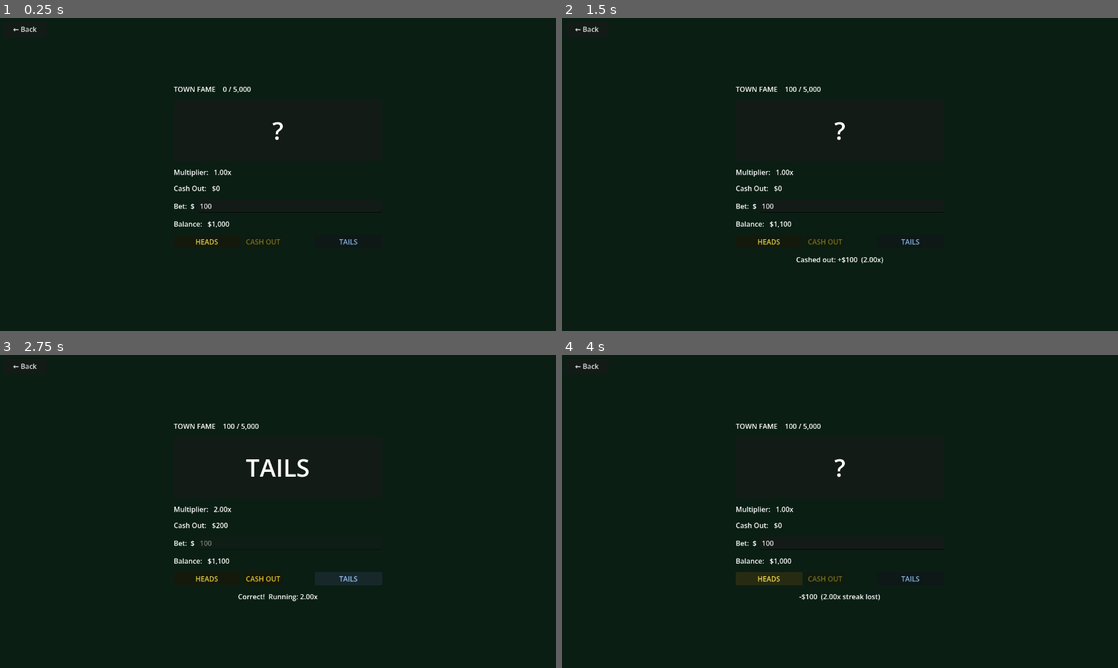
Above: before the commit, frames 1-4 (two rows, left to right).
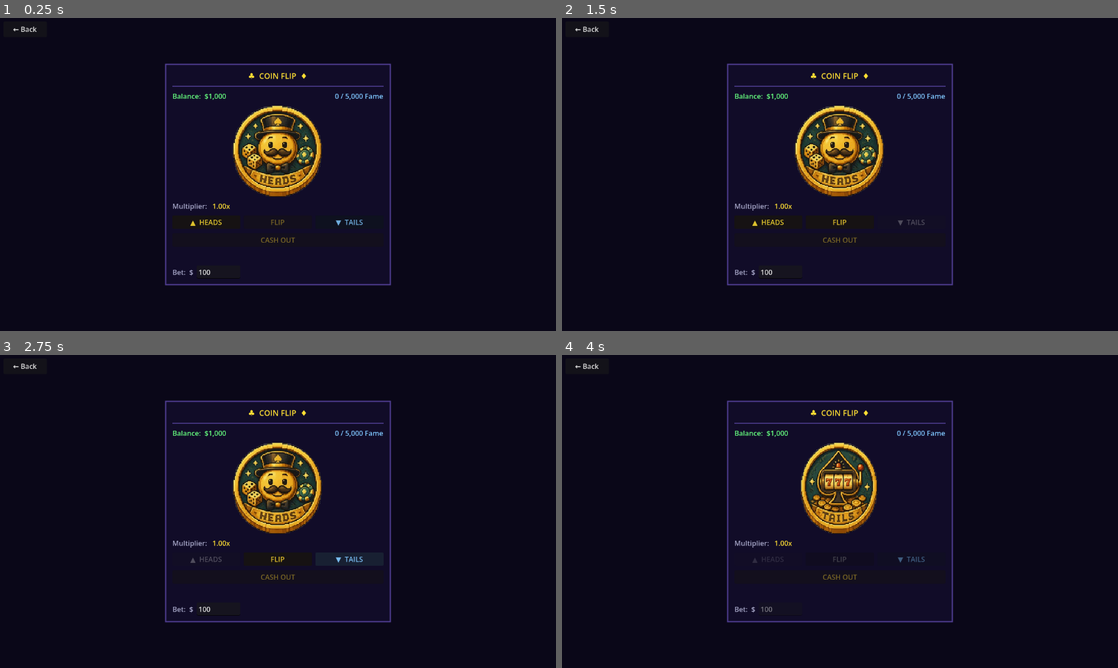
Above: after the commit, the same moments.

Repository: raulg-prog/Bust
Game: Godot game, scene res://scenes/games/coinflip/CoinFlip.tscn
The game is run twice, just before and just after one commit, with the same random seed, the same clock (stepped at 60 frames per second) and the same inputs. This scene is started directly instead of the project's main scene.
Inputs (mouse positions are in pixels of both pictures, inside the frame that each line leads up to):
- Up to frame 1 (0.25 s): no input
- Up to frame 2 (1.5 s): click "HEADS" (after the commit: "▲ HEADS") at 0.5 s; click (823, 240) at 1.25 s, where only the run before the commit has a clickable "CASH OUT"
- Up to frame 3 (2.75 s): click "TAILS" (after the commit: "▼ TAILS") at 2 s
- Up to frame 4 (4 s): click (840, 558) at 2.75 s, where only the run after the commit has a clickable "FLIP"; click (767, 577) at 3.5 s, where only the run before the commit has a clickable "HEADS"

The runs differ from the first frame. In frame 1, 5.6% of the frame differs, in the area x 29-71%, y 14-86%; in frame 2, 5.8%; in frame 3, 6.9%; in frame 4, 6.0%.

Commit message:
Overhaul CoinFlip and polish HiLo visuals
CoinFlip:
- Heads/Tails become selection-only buttons; new centered Flip button starts the round
- Animated coin spin using 18-frame strip (3 fast cycles + slowdown to landing face)
- Coin floats freely with no surrounding panel
- Last flip result stays visible until next flip; selected side persists between rounds

HiLo:
- Add saturation-aware contrast shader so card blacks render true black
- Apply nearest-neighbor filtering to main card and mini history cards for crisp scaling

Diff:
--- a/scenes/games/coinflip/CoinFlip.tscn
+++ b/scenes/games/coinflip/CoinFlip.tscn
@@ -1,6 +1,17 @@
-[gd_scene load_steps=2 format=3]
+[gd_scene load_steps=4 format=3]
 
 [ext_resource type="Script" path="res://scenes/games/coinflip/coinflip.gd" id="1_coinflip"]
+
+[sub_resource type="StyleBoxFlat" id="StyleBoxFlat_window"]
+bg_color = Color(0.067, 0.047, 0.157, 1)
+border_width_left = 3
+border_width_top = 3
+border_width_right = 3
+border_width_bottom = 3
+border_color = Color(0.31, 0.239, 0.565, 1)
+
+[sub_resource type="StyleBoxFlat" id="StyleBoxFlat_divider"]
+bg_color = Color(0.31, 0.239, 0.565, 1)
 
 [node name="CoinFlip" type="Control"]
 layout_mode = 3
@@ -18,7 +29,7 @@
 anchor_bottom = 1.0
 grow_horizontal = 2
 grow_vertical = 2
-color = Color(0.039, 0.12, 0.078, 1)
+color = Color(0.039, 0.027, 0.094, 1)
 
 [node name="Center" type="CenterContainer" parent="."]
 layout_mode = 3
@@ -28,114 +39,130 @@
 grow_horizontal = 2
 grow_vertical = 2
 
-[node name="GameArea" type="VBoxContainer" parent="Center"]
+[node name="GameWindow" type="PanelContainer" parent="Center"]
 layout_mode = 2
-custom_minimum_size = Vector2(480, 0)
-theme_override_constants/separation = 14
+custom_minimum_size = Vector2(520, 0)
+theme_override_styles/panel = SubResource("StyleBoxFlat_window")
 
-[node name="FameBar" type="HBoxContainer" parent="Center/GameArea"]
+[node name="GameMargin" type="MarginContainer" parent="Center/GameWindow"]
+layout_mode = 2
+theme_override_constants/margin_left = 14
+theme_override_constants/margin_right = 14
+theme_override_constants/margin_top = 12
+theme_override_constants/margin_bottom = 12
+
+[node name="GameArea" type="VBoxContainer" parent="Center/GameWindow/GameMargin"]
+layout_mode = 2
+theme_override_constants/separation = 10
+
+[node name="TitleLabel" type="Label" parent="Center/GameWindow/GameMargin/GameArea"]
+layout_mode = 2
+horizontal_alignment = 1
+theme_override_font_sizes/font_size = 18
+theme_override_colors/font_color = Color(1.0, 0.878, 0.2, 1)
+text = "♣  COIN FLIP  ♦"
+
+[node name="TitleDivider" type="PanelContainer" parent="Center/GameWindow/GameMargin/GameArea"]
+layout_mode = 2
+custom_minimum_size = Vector2(0, 2)
+theme_override_styles/panel = SubResource("StyleBoxFlat_divider")
+
+[node name="TopBar" type="HBoxContainer" parent="Center/GameWindow/GameMargin/GameArea"]
 layout_mode = 2
 
-[node name="FameTitleLabel" type="Label" parent="Center/GameArea/FameBar"]
-layout_mode = 2
-text = "TOWN FAME   "
-
-[node name="FameValue" type="Label" parent="Center/GameArea/FameBar"]
+[node name="BalanceLabel" type="Label" parent="Center/GameWindow/GameMargin/GameArea/TopBar"]
+unique_name_in_owner = true
 layout_mode = 2
 size_flags_horizontal = 3
-text = "0 / 5,000"
+theme_override_colors/font_color = Color(0.4, 1.0, 0.5, 1)
+text = "Balance:  $1,000"
 
-[node name="CoinPanel" type="PanelContainer" parent="Center/GameArea"]
+[node name="FameLabel" type="Label" parent="Center/GameWindow/GameMargin/GameArea/TopBar"]
+unique_name_in_owner = true
 layout_mode = 2
-custom_minimum_size = Vector2(0, 140)
+horizontal_alignment = 2
+theme_override_colors/font_color = Color(0.5, 0.78, 1.0, 1)
+text = "0 / 5,000 Fame"
 
-[node name="CoinLabel" type="Label" parent="Center/GameArea/CoinPanel"]
+[node name="CoinSprite" type="TextureRect" parent="Center/GameWindow/GameMargin/GameArea"]
+unique_name_in_owner = true
 layout_mode = 2
-size_flags_horizontal = 4
-size_flags_vertical = 4
-theme_override_font_sizes/font_size = 56
-text = "?"
-horizontal_alignment = 1
-vertical_alignment = 1
+size_flags_horizontal = 3
+custom_minimum_size = Vector2(0, 210)
+texture_filter = 1
+stretch_mode = 5
 
-[node name="MultiplierRow" type="HBoxContainer" parent="Center/GameArea"]
+[node name="MultRow" type="HBoxContainer" parent="Center/GameWindow/GameMargin/GameArea"]
 layout_mode = 2
 
-[node name="MultLabel" type="Label" parent="Center/GameArea/MultiplierRow"]
+[node name="MultLabel" type="Label" parent="Center/GameWindow/GameMargin/GameArea/MultRow"]
 layout_mode = 2
+theme_override_colors/font_color = Color(0.65, 0.65, 0.78, 1)
 text = "Multiplier:  "
 
-[node name="MultValue" type="Label" parent="Center/GameArea/MultiplierRow"]
+[node name="MultValue" type="Label" parent="Center/GameWindow/GameMargin/GameArea/MultRow"]
+unique_name_in_owner = true
 layout_mode = 2
-size_flags_horizontal = 3
+theme_override_colors/font_color = Color(1.0, 0.878, 0.2, 1)
 text = "1.00x"
 
-[node name="PayoutRow" type="HBoxContainer" parent="Center/GameArea"]
-layout_mode = 2
-
-[node name="PayoutLabel" type="Label" parent="Center/GameArea/PayoutRow"]
-layout_mode = 2
-text = "Cash Out:  "
-
-[node name="PayoutValue" type="Label" parent="Center/GameArea/PayoutRow"]
-layout_mode = 2
-size_flags_horizontal = 3
-text = "$0"
-
-[node name="BetRow" type="HBoxContainer" parent="Center/GameArea"]
+[node name="SelectionRow" type="HBoxContainer" parent="Center/GameWindow/GameMargin/GameArea"]
 layout_mode = 2
 theme_override_constants/separation = 8
 
-[node name="BetLabel" type="Label" parent="Center/GameArea/BetRow"]
-layout_mode = 2
-vertical_alignment = 1
-text = "Bet:  $"
-
-[node name="BetInput" type="LineEdit" parent="Center/GameArea/BetRow"]
+[node name="HeadsButton" type="Button" parent="Center/GameWindow/GameMargin/GameArea/SelectionRow"]
+unique_name_in_owner = true
 layout_mode = 2
 size_flags_horizontal = 3
-text = "100"
-placeholder_text = "Enter bet amount"
+modulate = Color(1.0, 0.878, 0.2, 1)
+text = "▲  HEADS"
 
-[node name="BankrollRow" type="HBoxContainer" parent="Center/GameArea"]
-layout_mode = 2
-
-[node name="BankLabel" type="Label" parent="Center/GameArea/BankrollRow"]
-layout_mode = 2
-text = "Balance:  "
-
-[node name="BankrollLabel" type="Label" parent="Center/GameArea/BankrollRow"]
+[node name="FlipButton" type="Button" parent="Center/GameWindow/GameMargin/GameArea/SelectionRow"]
+unique_name_in_owner = true
 layout_mode = 2
 size_flags_horizontal = 3
-text = "$1,000"
+disabled = true
+modulate = Color(1.0, 0.85, 0.2, 1)
+text = "FLIP"
 
-[node name="ChoiceRow" type="HBoxContainer" parent="Center/GameArea"]
+[node name="TailsButton" type="Button" parent="Center/GameWindow/GameMargin/GameArea/SelectionRow"]
+unique_name_in_owner = true
+layout_mode = 2
+size_flags_horizontal = 3
+modulate = Color(0.5, 0.78, 1.0, 1)
+text = "▼  TAILS"
+
+[node name="CashOutButton" type="Button" parent="Center/GameWindow/GameMargin/GameArea"]
+unique_name_in_owner = true
+layout_mode = 2
+size_flags_horizontal = 3
+disabled = true
+modulate = Color(1.0, 0.85, 0.2, 1)
+text = "CASH OUT"
+
+[node name="ResultLabel" type="Label" parent="Center/GameWindow/GameMargin/GameArea"]
+unique_name_in_owner = true
+layout_mode = 2
+horizontal_alignment = 1
+theme_override_colors/font_color = Color(1.0, 1.0, 0.45, 1)
+text = ""
+
+[node name="BetRow" type="HBoxContainer" parent="Center/GameWindow/GameMargin/GameArea"]
 layout_mode = 2
 theme_override_constants/separation = 8
 
-[node name="HeadsButton" type="Button" parent="Center/GameArea/ChoiceRow"]
+[node name="BetLabel" type="Label" parent="Center/GameWindow/GameMargin/GameArea/BetRow"]
 layout_mode = 2
-size_flags_horizontal = 3
-modulate = Color(1.0, 0.9, 0.3, 1)
-text = "HEADS"
+vertical_alignment = 1
+theme_override_colors/font_color = Color(0.65, 0.65, 0.78, 1)
+text = "Bet:  $"
 
-[node name="CashOutButton" type="Button" parent="Center/GameArea/ChoiceRow"]
+[node name="BetInput" type="LineEdit" parent="Center/GameWindow/GameMargin/GameArea/BetRow"]
+unique_name_in_owner = true
 layout_mode = 2
-size_flags_horizontal = 2
-modulate = Color(1.0, 0.85, 0.2, 1)
-disabled = true
-text = "CASH OUT"
-
-[node name="TailsButton" type="Button" parent="Center/GameArea/ChoiceRow"]
-layout_mode = 2
-size_flags_horizontal = 3
-modulate = Color(0.6, 0.8, 1.0, 1)
-text = "TAILS"
-
-[node name="ResultLabel" type="Label" parent="Center/GameArea"]
-layout_mode = 2
-horizontal_alignment = 1
-text = ""
+custom_minimum_size = Vector2(100, 0)
+text = "100"
+placeholder_text = "Amount"
 
 [node name="BackButton" type="Button" parent="."]
 layout_mode = 3
--- a/scenes/games/coinflip/coinflip.gd
+++ b/scenes/games/coinflip/coinflip.gd
@@ -1,35 +1,80 @@
 extends Control
 
-const TOWN_ID := 0
-const MIN_BET := 10.0
+const SPIN_FRAME_COUNT := 16   # one full rotation: edge→H peak→edge→T peak→edge
+const HEADS_FRAME_IDX  := 16   # heads landing face (frame 16)
+const TAILS_FRAME_IDX  := 17   # tails landing face (frame 17)
+const TOTAL_FRAMES     := 18   # total frames in coin_spin.png
+const HEADS_PEAK_FRAME := 4    # frame where heads is widest during spin
+const TAILS_PEAK_FRAME := 12   # frame where tails is widest during spin
+const TOWN_ID          := 0
+const MIN_BET          := 10.0
 
-enum State { IDLE, ACTIVE }
+var COIN_STRIP: Texture2D
 
-var state: State = State.IDLE
-var current_bet: float = 0.0
-var multiplier: float = 1.0
+enum State { IDLE, FLIPPING, ACTIVE }
 
-@onready var coin_label: Label = $Center/GameArea/CoinPanel/CoinLabel
-@onready var mult_value: Label = $Center/GameArea/MultiplierRow/MultValue
-@onready var payout_value: Label = $Center/GameArea/PayoutRow/PayoutValue
-@onready var bet_input: LineEdit = $Center/GameArea/BetRow/BetInput
-@onready var bankroll_label: Label = $Center/GameArea/BankrollRow/BankrollLabel
-@onready var fame_label: Label = $Center/GameArea/FameBar/FameValue
-@onready var heads_btn: Button = $Center/GameArea/ChoiceRow/HeadsButton
-@onready var tails_btn: Button = $Center/GameArea/ChoiceRow/TailsButton
-@onready var cashout_btn: Button = $Center/GameArea/ChoiceRow/CashOutButton
-@onready var result_label: Label = $Center/GameArea/ResultLabel
+var state:         State = State.IDLE
+var selected_side: int   = -1   # 0 = heads, 1 = tails
+var current_bet:   float = 0.0
+var multiplier:    float = 1.0
+var last_landed_heads: bool = true
+
+var _fw: int   # frame width (strip width / TOTAL_FRAMES)
+var _fh: int   # frame height
+
+@onready var balance_label: Label       = %BalanceLabel
+@onready var fame_label:    Label       = %FameLabel
+@onready var coin_sprite:   TextureRect = %CoinSprite
+@onready var mult_value:    Label       = %MultValue
+@onready var heads_btn:     Button      = %HeadsButton
+@onready var tails_btn:     Button      = %TailsButton
+@onready var flip_btn:      Button      = %FlipButton
+@onready var cashout_btn:   Button      = %CashOutButton
+@onready var result_label:  Label       = %ResultLabel
+@onready var bet_input:     LineEdit    = %BetInput
 
 
 func _ready() -> void:
-	heads_btn.pressed.connect(func(): _flip(true))
-	tails_btn.pressed.connect(func(): _flip(false))
+	COIN_STRIP = load("res://Assets/Coin/coin_spin.png")
+
+	if COIN_STRIP:
+		_fw = COIN_STRIP.get_width() / TOTAL_FRAMES
+		_fh = COIN_STRIP.get_height()
+
+	heads_btn.pressed.connect(func(): _select(0))
+	tails_btn.pressed.connect(func(): _select(1))
+	flip_btn.pressed.connect(_on_flip)
 	cashout_btn.pressed.connect(_on_cashout)
+
 	_apply_state(State.IDLE)
 	_update_hud()
 
 
-func _flip(chose_heads: bool) -> void:
+func _select(side: int) -> void:
+	if state == State.FLIPPING:
+		return
+	selected_side = side
+	_refresh_selection()
+	flip_btn.disabled = false
+
+
+func _refresh_selection() -> void:
+	var gold := Color(1.0, 0.878, 0.2, 1)
+	var blue := Color(0.5, 0.78,  1.0, 1)
+	var dim  := Color(1.0, 1.0,   1.0, 0.3)
+	match selected_side:
+		0:
+			heads_btn.modulate = gold
+			tails_btn.modulate = dim
+		1:
+			heads_btn.modulate = dim
+			tails_btn.modulate = blue
+		_:
+			heads_btn.modulate = gold
+			tails_btn.modulate = blue
+
+
+func _on_flip() -> void:
 	if state == State.IDLE:
 		var bet := bet_input.text.to_float()
 		if bet < MIN_BET:
@@ -38,59 +83,107 @@
 		if bet > GameState.bankroll:
 			result_label.text = "Not enough funds."
 			return
-		current_bet = bet
-		multiplier = 1.0
+		current_bet       = bet
+		multiplier        = 1.0
 		result_label.text = ""
+
+	var lands_heads := randf() < 0.5
+	_apply_state(State.FLIPPING)
+	_animate(lands_heads)
+
+
+func _animate(lands_heads: bool) -> void:
+	var tween      := create_tween()
+	var peak_frame := HEADS_PEAK_FRAME if lands_heads else TAILS_PEAK_FRAME
+	var face_frame := HEADS_FRAME_IDX  if lands_heads else TAILS_FRAME_IDX
+
+	# Fast: 3 full rotation cycles (frames 0-15)
+	for _c in range(3):
+		for f in range(SPIN_FRAME_COUNT):
+			tween.tween_callback(_show_strip_frame.bind(f))
+			tween.tween_interval(0.04)
+
+	# Slow approach from frame 0 up to the peak of the winning face.
+	# After 3 cycles the last frame shown is 15 (tails narrow), so continuing
+	# from 0 (edge) flows naturally: edge → winning face expanding → peak.
+	for f in range(peak_frame + 1):
+		tween.tween_callback(_show_strip_frame.bind(f))
+		tween.tween_interval(0.10)
+
+	# Brief pause at peak width, then snap to the full landing face
+	tween.tween_interval(0.22)
+	tween.tween_callback(_show_strip_frame.bind(face_frame))
+	tween.tween_interval(0.4)
+	tween.tween_callback(_on_flip_done.bind(lands_heads))
+
+
+func _show_strip_frame(frame_idx: int) -> void:
+	if not COIN_STRIP:
+		return
+	var atlas           := AtlasTexture.new()
+	atlas.atlas          = COIN_STRIP
+	atlas.region         = Rect2(frame_idx * _fw, 0, _fw, _fh)
+	coin_sprite.texture  = atlas
+
+
+func _on_flip_done(landed_heads: bool) -> void:
+	last_landed_heads = landed_heads
+	var won := (landed_heads and selected_side == 0) or \
+			   (not landed_heads and selected_side == 1)
+	if won:
+		multiplier        *= 2.0
+		mult_value.text    = "%.2fx" % multiplier
+		cashout_btn.text   = "CASH OUT  $%s" % _fmt(current_bet * multiplier)
+		result_label.text  = "Correct!  Running: %.2fx" % multiplier
 		_apply_state(State.ACTIVE)
-
-	var is_heads := randf() < 0.5
-	coin_label.text = "HEADS" if is_heads else "TAILS"
-
-	if is_heads == chose_heads:
-		multiplier *= 2.0
-		cashout_btn.disabled = false
-		mult_value.text = "%.2fx" % multiplier
-		payout_value.text = "$%s" % _fmt(current_bet * multiplier)
-		result_label.text = "Correct!  Running: %.2fx" % multiplier
 	else:
 		GameState.bankroll -= current_bet
-		result_label.text = "-$%s  (%.2fx streak lost)" % [_fmt(current_bet), multiplier]
+		result_label.text   = "-$%s  (%.2fx streak lost)" % [_fmt(current_bet), multiplier]
 		_apply_state(State.IDLE)
 		_update_hud()
 
 
 func _on_cashout() -> void:
-	var profit := current_bet * (multiplier - 1.0)
+	var profit        := current_bet * (multiplier - 1.0)
 	GameState.bankroll += profit
 	GameState.add_fame(TOWN_ID, profit)
-	result_label.text = "Cashed out: +$%s  (%.2fx)" % [_fmt(profit), multiplier]
+	result_label.text  = "Cashed out: +$%s  (%.2fx)" % [_fmt(profit), multiplier]
 	_apply_state(State.IDLE)
 	_update_hud()
 
 
 func _apply_state(new_state: State) -> void:
 	state = new_state
-	var active := new_state == State.ACTIVE
-	bet_input.editable = not active
-	cashout_btn.disabled = true
-	if not active:
-		coin_label.text = "?"
-		mult_value.text = "1.00x"
-		payout_value.text = "$0"
+	var idle     := new_state == State.IDLE
+	var flipping := new_state == State.FLIPPING
+
+	bet_input.editable    = idle
+	heads_btn.disabled    = flipping
+	tails_btn.disabled    = flipping
+	flip_btn.disabled     = flipping or selected_side == -1
+	cashout_btn.disabled  = idle or flipping
+
+	if idle:
+		mult_value.text    = "1.00x"
+		cashout_btn.text   = "CASH OUT"
+		_show_strip_frame(HEADS_FRAME_IDX if last_landed_heads else TAILS_FRAME_IDX)
+
+	_refresh_selection()
+	flip_btn.modulate = Color(1.0, 0.85, 0.2, 1) if not flipping else Color(0.55, 0.55, 0.55, 1)
 
 
 func _update_hud() -> void:
-	bankroll_label.text = "$%s" % _fmt(GameState.bankroll)
-	fame_label.text = "%s / %s" % [
+	balance_label.text = "Balance:  $%s" % _fmt(GameState.bankroll)
+	fame_label.text    = "%s / %s Fame" % [
 		_fmt(GameState.town_fame[TOWN_ID]),
 		_fmt(GameState.FAME_TARGETS[TOWN_ID])
 	]
 
 
 func _fmt(val: float) -> String:
-	var s := "%.0f" % val
+	var s      := "%.0f" % val
 	var result := ""
-	var count := 0
+	var count  := 0
 	for i in range(s.length() - 1, -1, -1):
 		if count > 0 and count % 3 == 0 and s[i] != "-":
 			result = "," + result
--- a/scenes/games/hilo/HiLo.tscn
+++ b/scenes/games/hilo/HiLo.tscn
@@ -1,6 +1,10 @@
-[gd_scene load_steps=4 format=3]
+[gd_scene load_steps=6 format=3]
 
 [ext_resource type="Script" path="res://scenes/games/hilo/hilo.gd" id="1_hilo"]
+[ext_resource type="Shader" path="res://scenes/games/hilo/card_contrast.gdshader" id="2_shader"]
+
+[sub_resource type="ShaderMaterial" id="ShaderMaterial_card"]
+shader = ExtResource("2_shader")
 
 [sub_resource type="StyleBoxFlat" id="StyleBoxFlat_window"]
 bg_color = Color(0.067, 0.047, 0.157, 1)
@@ -119,7 +123,7 @@
 [node name="CardPanel" type="PanelContainer" parent="Center/GameWindow/GameMargin/GameArea"]
 unique_name_in_owner = true
 layout_mode = 2
-custom_minimum_size = Vector2(0, 180)
+custom_minimum_size = Vector2(0, 260)
 theme_override_styles/panel = SubResource("StyleBoxFlat_card")
 
 [node name="CardSprite" type="TextureRect" parent="Center/GameWindow/GameMargin/GameArea/CardPanel"]
@@ -127,6 +131,8 @@
 layout_mode = 2
 size_flags_horizontal = 3
 size_flags_vertical = 3
+texture_filter = 1
+material = SubResource("ShaderMaterial_card")
 stretch_mode = 5
 
 [node name="CardBottomSpacer" type="Control" parent="Center/GameWindow/GameMargin/GameArea"]
--- /dev/null
+++ b/scenes/games/hilo/card_contrast.gdshader
@@ -0,0 +1,13 @@
+shader_type canvas_item;
+
+void fragment() {
+	vec4 col = texture(TEXTURE, UV);
+	float mx  = max(col.r, max(col.g, col.b));
+	float mn  = min(col.r, min(col.g, col.b));
+	float sat = mx > 0.001 ? (mx - mn) / mx : 0.0;
+	float lum = dot(col.rgb, vec3(0.299, 0.587, 0.114));
+	// Only pull unsaturated dark pixels toward black; leaves reds and whites alone
+	float pull = (1.0 - sat) * (1.0 - lum) * 0.5;
+	col.rgb = max(col.rgb - pull, vec3(0.0));
+	COLOR = col;
+}
--- a/scenes/games/hilo/hilo.gd
+++ b/scenes/games/hilo/hilo.gd
@@ -1,7 +1,8 @@
 extends Control
 
-const CARD_SHEET  = preload("res://Assets/Cards/1.2 Poker cards.png")
-const MINI_SHEET  = preload("res://Assets/Cards/minicards.png")
+const CARD_SHEET     = preload("res://Assets/Cards/1.2 Poker cards.png")
+const MINI_SHEET     = preload("res://Assets/Cards/minicards.png")
+const CARD_SHADER    = preload("res://scenes/games/hilo/card_contrast.gdshader")
 
 # Full card atlas constants
 const CARD_W      := 46
@@ -174,6 +175,10 @@
 		rect.texture              = _mini_card_tex(entry.x, entry.y)
 		rect.stretch_mode         = TextureRect.STRETCH_KEEP_ASPECT_CENTERED
 		rect.custom_minimum_size  = Vector2(MINI_DISPLAY_W, MINI_DISPLAY_H)
+		rect.texture_filter       = CanvasItem.TEXTURE_FILTER_NEAREST
+		var mat := ShaderMaterial.new()
+		mat.shader = CARD_SHADER
+		rect.material = mat
 		history_container.add_child(rect)
 
 
Binary file added: Assets/Coin/coin_faces.png
Not shown, added: Assets/Coin/coin_faces.png.import
Binary file added: Assets/Coin/coin_spin.png
Not shown, added: Assets/Coin/coin_spin.png.import
Not shown, added: scenes/games/hilo/card_contrast.gdshader.uid
